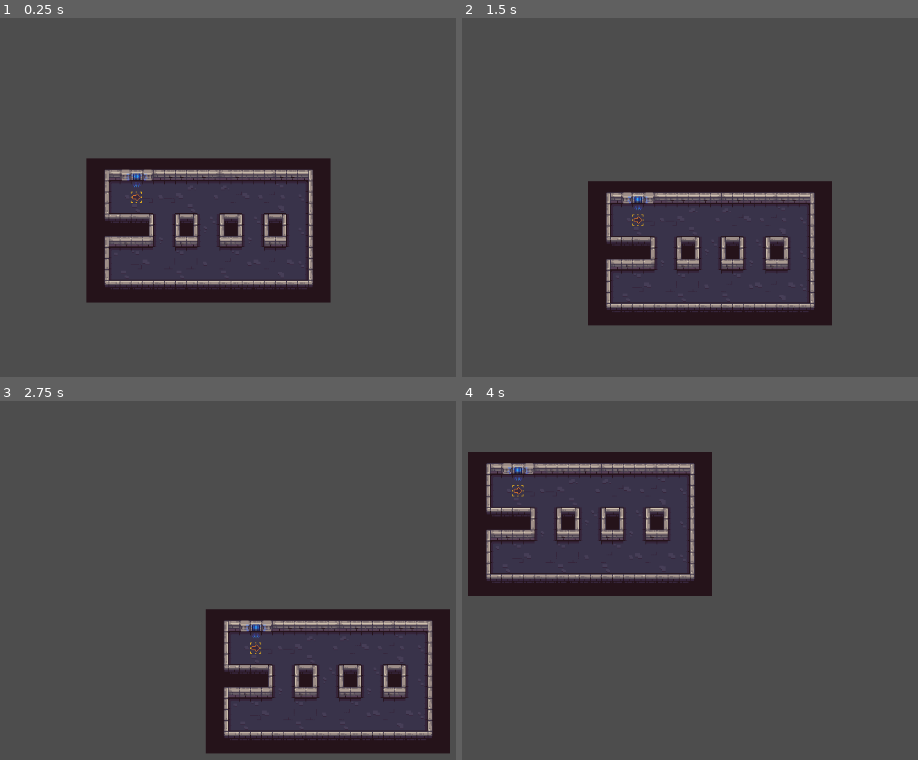
Above: before the commit, frames 1-4 (two rows, left to right).
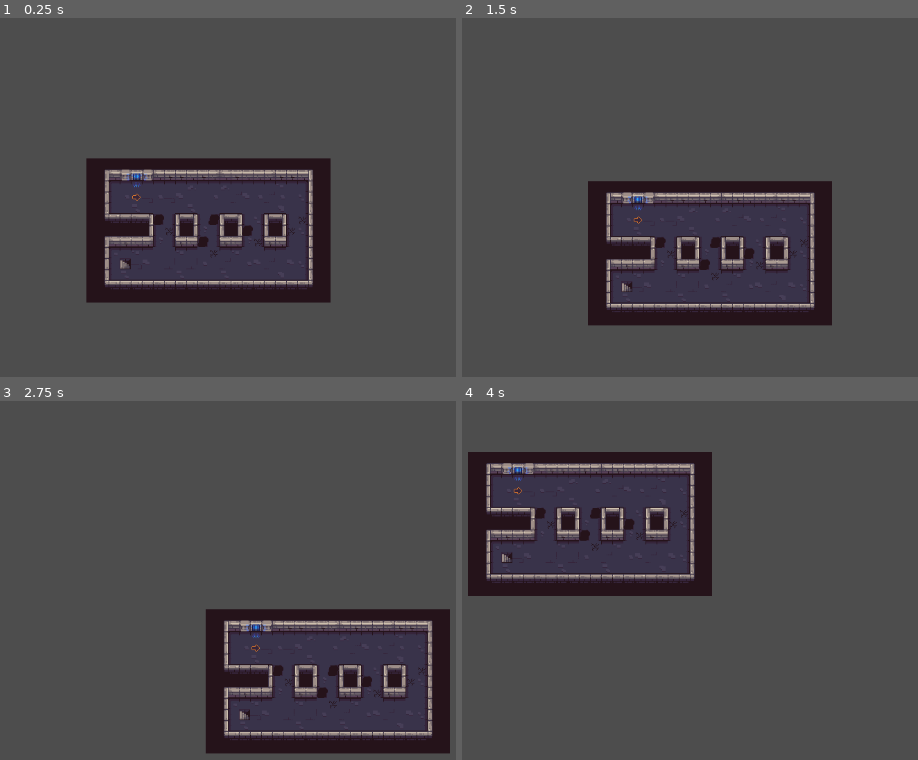
Above: after the commit, the same moments.

Repository: nico-hahn/freezelings
Game: Godot game, scene res://scenes/levels/level_03.tscn
The game is run twice, just before and just after one commit, with the same random seed, the same clock (stepped at 60 frames per second) and the same inputs. This scene is started directly instead of the project's main scene.
Inputs (mouse positions are in pixels of both pictures, inside the frame that each line leads up to):
- Up to frame 1 (0.25 s): no input
- Up to frame 2 (1.5 s): tap Enter at 0.5 s; move the mouse to (735, 147) at 0.52 s; click (735, 147) at 0.67 s; tap Space at 1.25 s; drag from (outside the picture) to (521, 258) at 1.27 s
- Up to frame 3 (2.75 s): tap Enter at 2 s; move the mouse to (177, 454) at 2.02 s; click (177, 454) at 2.17 s
- Up to frame 4 (4 s): tap Space at 2.75 s; drag from (521, 641) to (outside the picture) at 2.77 s; tap Enter at 3.5 s; move the mouse to (799, 619) at 3.52 s; click (799, 619) at 3.67 s

The runs differ from the first frame. In frame 1, 0.3% of the frame differs, in the area x 26-67%, y 48-70%; in frame 2, 0.3%; in frame 3, 0.3%; in frame 4, 0.3%, in the area x 8-50%, y 23-46%.

Commit message:
finish level 3 implementation

Diff:
--- a/resources/level_definitions/level_03.tres
+++ b/resources/level_definitions/level_03.tres
@@ -5,5 +5,5 @@
 [resource]
 script = ExtResource("1_vgi8c")
 level_name = "Level 03"
-scene_path = "res://scenes/levels/level_01.tscn"
+scene_path = "res://scenes/levels/level_03.tscn"
 level_index = 2
--- a/scenes/levels/level_03.tscn
+++ b/scenes/levels/level_03.tscn
@@ -1,16 +1,63 @@
-[gd_scene load_steps=3 format=4 uid="uid://c0bb3ropc0seq"]
+[gd_scene load_steps=5 format=4 uid="uid://c0bb3ropc0seq"]
 
 [ext_resource type="PackedScene" uid="uid://devkpmqa0efr0" path="res://scenes/levels/level_base.tscn" id="1_fvfhs"]
 [ext_resource type="PackedScene" uid="uid://dupxcqavb8kfe" path="res://scenes/objects/direction_arrow.tscn" id="2_o4mod"]
+[ext_resource type="PackedScene" uid="uid://dt8v1cecj4ynl" path="res://scenes/objects/hole.tscn" id="3_ps4tf"]
+[ext_resource type="PackedScene" uid="uid://cj2ypt08kb1jq" path="res://scenes/objects/breaking_hole.tscn" id="4_lcxk4"]
 
 [node name="Level03" instance=ExtResource("1_fvfhs")]
+total_lemmings = 5
+required_saved = 2
+start_direction = 2
+starting_inventory = {
+"direction_arrow_east": 1,
+"direction_arrow_north": 0,
+"direction_arrow_south": 2,
+"direction_arrow_west": 3
+}
+stars_threshold_2 = 3
+stars_threshold_3 = 5
 
 [node name="Ground" parent="." index="1"]
-tile_map_data = PackedByteArray("AAABAAEAAAABAAEAAAABAAIAAAA …(392 unchanged characters)… DAAkAAAADAAMAAAACAAkAAAAHAAQAAAACAAgAAAAHAAMAAAACAAcAAAACAAEAAAABAAcAAAAGAAIAAAABAAg …(4079 unchanged characters)…
+tile_map_data = PackedByteArray("AAABAAEAAAABAAEAAAABAAIAAAA …(392 unchanged characters)… DAAkAAAADAAMAAAACAAkAAAAHAAQAAAACAAgAAAAEAAkAAAACAAcAAAACAAEAAAABAAcAAAAGAAIAAAABAAg …(4079 unchanged characters)…
 
 [node name="Walls" parent="." index="2"]
 tile_map_data = PackedByteArray("AAABAAAAAAABAAAAAAACAAAAAAAEAAcAAAADAAAAAAAFAAUAAAAEAAAAAAAFAAcAAAAFAAAAAAABAAAAAAADAA …(1264 unchanged characters)…
 
+[node name="EntryPoint" parent="Markers" index="0"]
+position = Vector2(56, 24)
+
+[node name="ExitPoint" parent="Markers" index="1"]
+position = Vector2(40, 136)
+
 [node name="DirectionArrow" parent="DesignerObjectsContainer" index="0" instance=ExtResource("2_o4mod")]
 position = Vector2(56, 40)
 target_direction = 1
+fixed = true
+
+[node name="Hole" parent="DesignerObjectsContainer" index="1" instance=ExtResource("3_ps4tf")]
+position = Vector2(168, 72)
+
+[node name="Hole2" parent="DesignerObjectsContainer" index="2" instance=ExtResource("3_ps4tf")]
+position = Vector2(152, 104)
+
+[node name="Hole3" parent="DesignerObjectsContainer" index="3" instance=ExtResource("3_ps4tf")]
+position = Vector2(88, 72)
+
+[node name="Hole4" parent="DesignerObjectsContainer" index="4" instance=ExtResource("3_ps4tf")]
+position = Vector2(216, 88)
+
+[node name="BreakingHole" parent="DesignerObjectsContainer" index="5" instance=ExtResource("4_lcxk4")]
+position = Vector2(104, 88)
+
+[node name="BreakingHole2" parent="DesignerObjectsContainer" index="6" instance=ExtResource("4_lcxk4")]
+position = Vector2(232, 104)
+
+[node name="BreakingHole3" parent="DesignerObjectsContainer" index="7" instance=ExtResource("4_lcxk4")]
+position = Vector2(280, 88)
+
+[node name="BreakingHole4" parent="DesignerObjectsContainer" index="8" instance=ExtResource("4_lcxk4")]
+position = Vector2(296, 72)
+
+[node name="BreakingHole5" parent="DesignerObjectsContainer" index="9" instance=ExtResource("4_lcxk4")]
+position = Vector2(168, 120)
